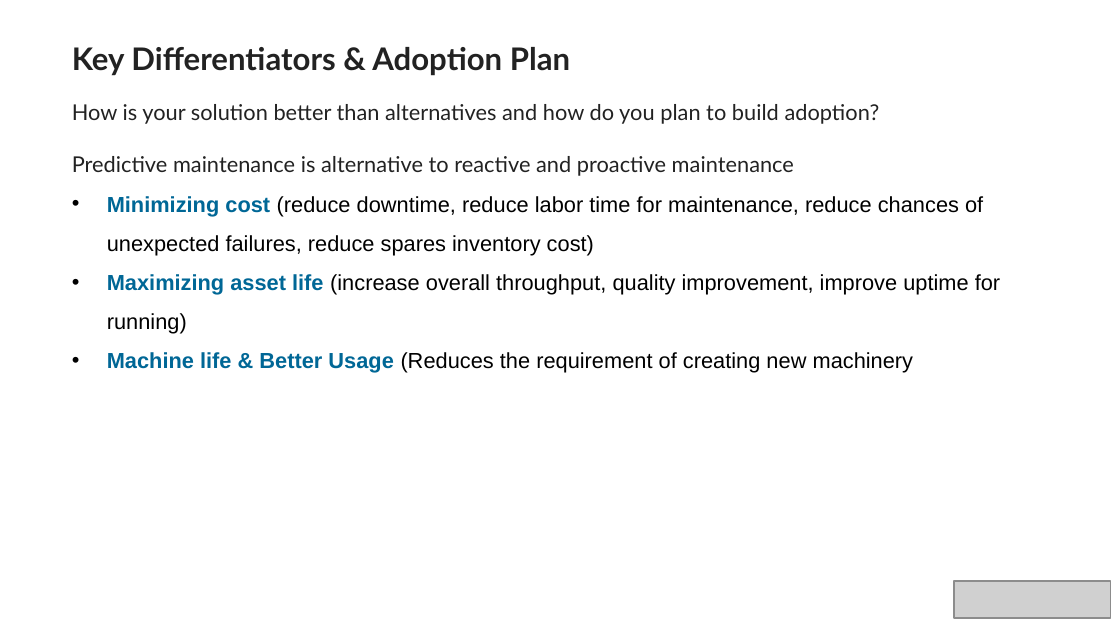
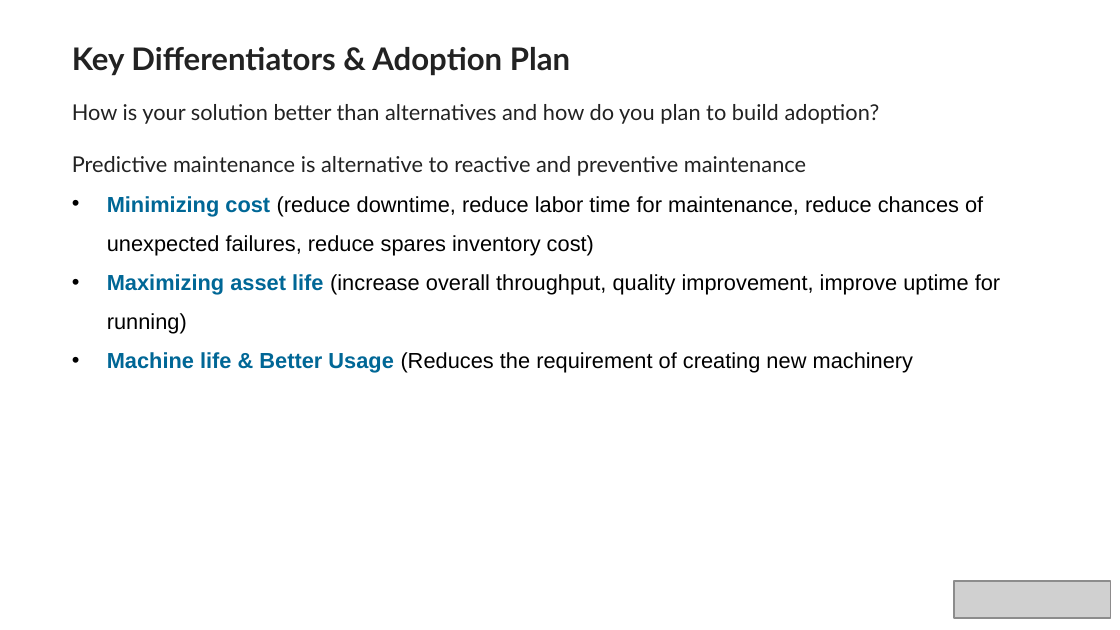
Before and after one commit to itcgreenmetal/Predectivemaintenance_ITCINFOTECH, a slide deck: slide 9 of Predictive_Maintenance_Sustainability/PLEDGE_TO_PROGRES_Microsoft_Sustainability_with_PredictiveMaintenance_Belt_Manufacturing.pptx. Drawn at 1120x630 pixels with LibreOffice and Linux fonts; fonts in the diff are those of the drawing; grey boxes stand for pictures; background and template pictures are left out. Boxes give left, top, right and bottom in pixels: in the first picture for what was removed or moved away, otherwise in the second. Text is boxed around its words. In the diff, an @@ line names an element or a change of style, - is before the commit and + after.

```diff
--- a/Predictive_Maintenance_Sustainability/PLEDGE_TO_PROGRES_Microsoft_Sustainability_with_PredictiveMaintenance_Belt_Manufacturing.pptx
+++ b/Predictive_Maintenance_Sustainability/PLEDGE_TO_PROGRES_Microsoft_Sustainability_with_PredictiveMaintenance_Belt_Manufacturing.pptx
@@ text at <box>72,156,806,176</box>: text changed @@
-Predictive maintenance is alternative to reactive and proactive maintenance
+Predictive maintenance is alternative to reactive and preventive maintenance
```
Also in this commit, not shown: 2 other slides changed.
